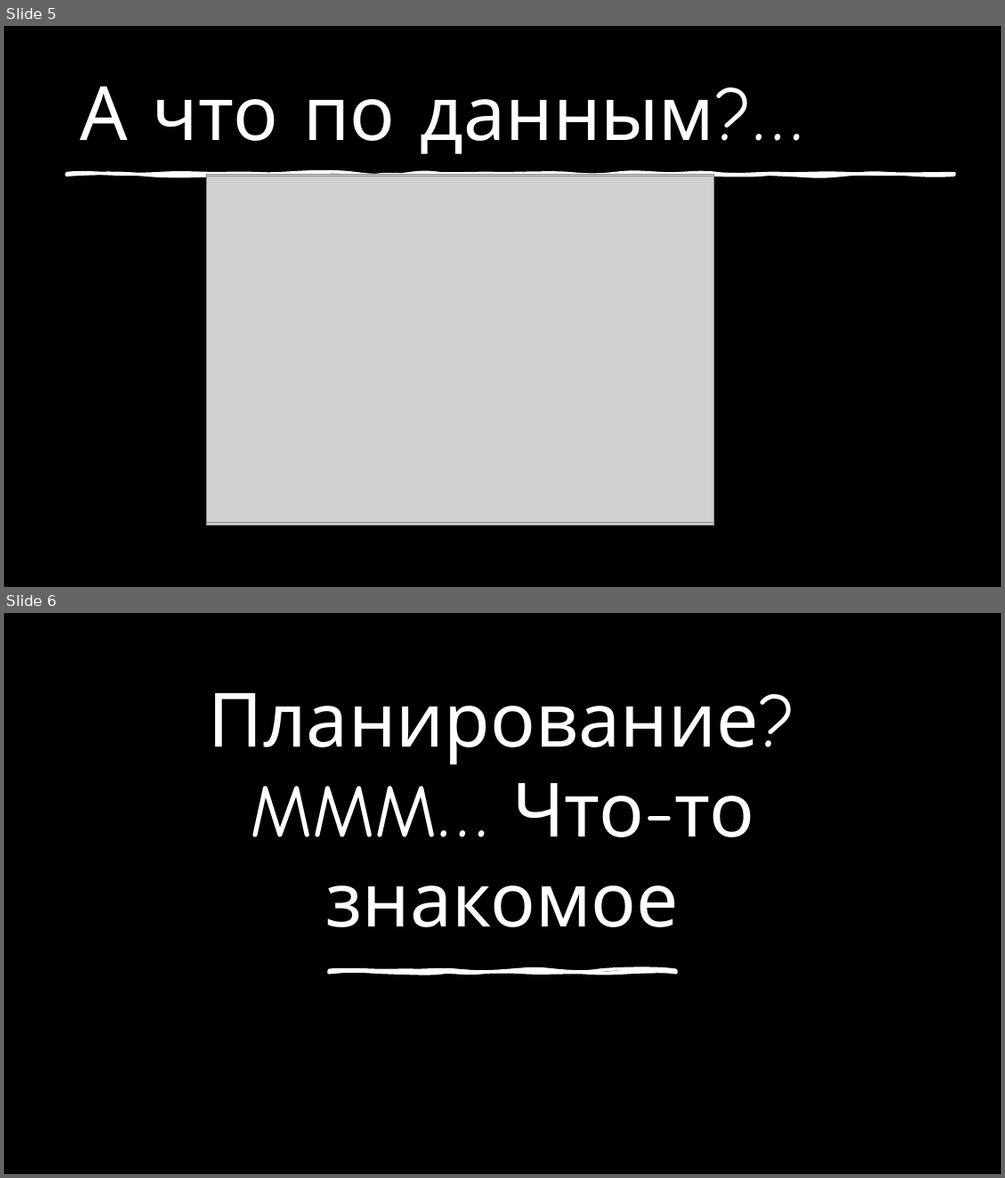
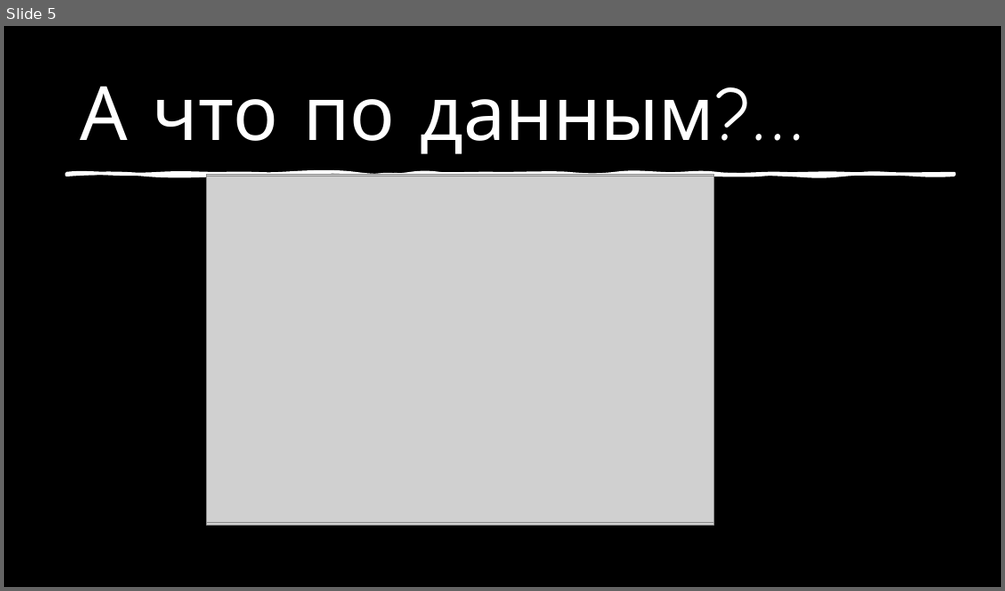
Before and after one commit to nastosinka/oops_trap, a slide deck: docs/Oopps! Trap!.pptx. Shown one above the other, each under a label of ours: slides 5 and 6 before the commit, slide 5 after it. The pictures are 1005x1178 and 1005x591 pixels, drawn with LibreOffice and Linux fonts; fonts in the diff are those of the drawing; grey boxes stand for pictures; background and template pictures are left out. Boxes give left, top, right and bottom in pixels: in the first picture for what was removed or moved away, otherwise in the second. Text is boxed around its words. In the diff, an @@ line names an element or a change of style, - is before the commit and + after.

```diff
--- a/docs/Oopps! Trap!.pptx
+++ b/docs/Oopps! Trap!.pptx
@@ slide 6 removed at [4, 613, 1001, 1174], background picture (left out) @@
@@ rectangle removed at [4, 613, 1001, 1174] @@
@@ title removed at [209, 693, 796, 927] @@
-Планирование?
-MMM… Что-то знакомое
@@ freeform shape removed at [329, 971, 676, 973] @@
```
Also in this commit, not shown: 1 slide added.
